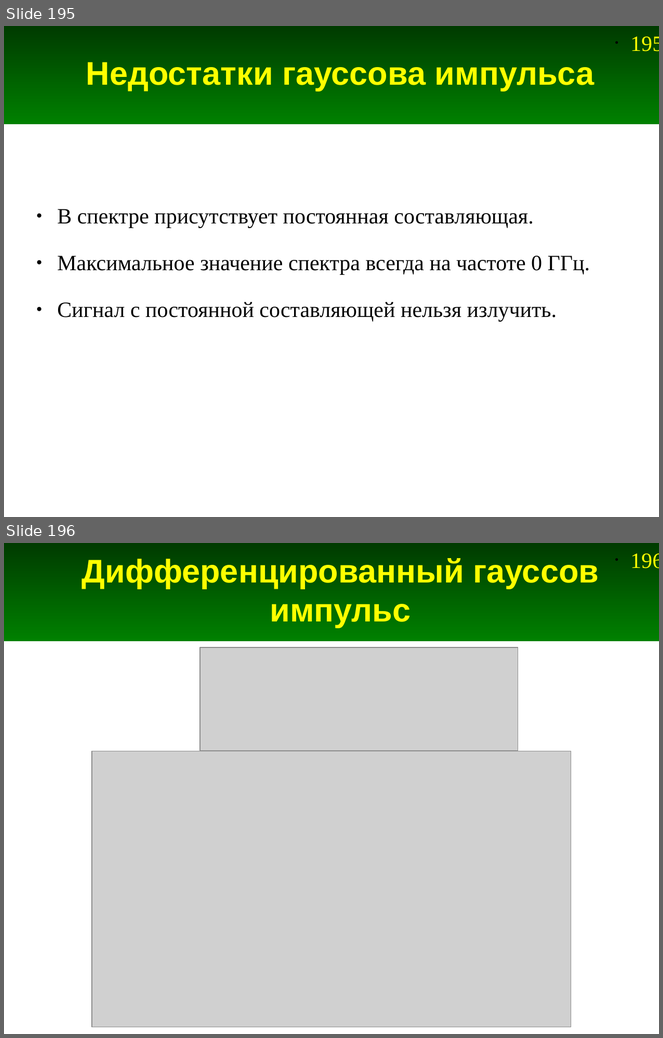
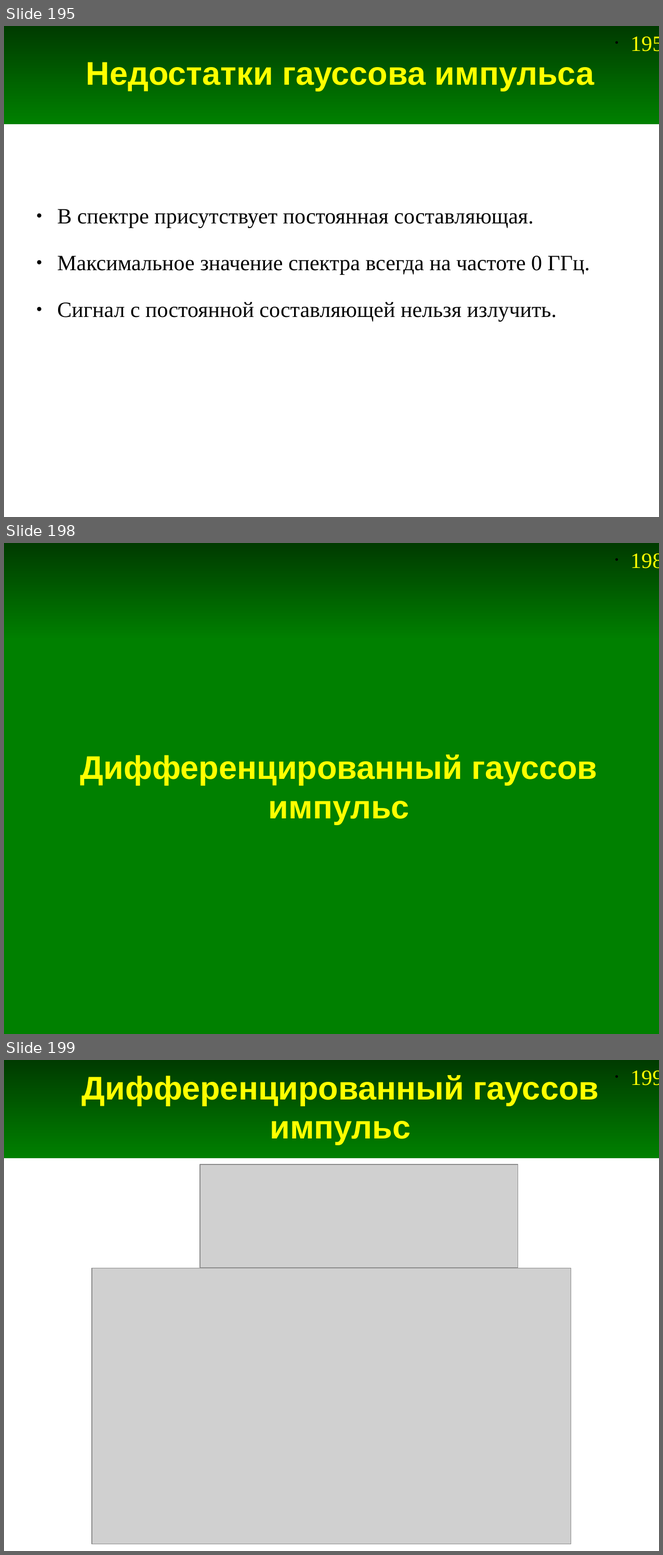
Before and after one commit to andris0147sv/modelling, a slide deck: presentations/2. FDTD.odp. Shown one above the other, each under a label of ours: slides 195 and 196 before the commit, slides 195, 198 and 199 after it; the slides between them are not shown. The pictures are 663x1038 and 663x1555 pixels, drawn with LibreOffice and Linux fonts; fonts in the diff are those of the drawing; grey boxes stand for pictures. Boxes give left, top, right and bottom in pixels: in the first picture for what was removed or moved away, otherwise in the second. Text is boxed around its words. In the diff, an @@ line names an element or a change of style, - is before the commit and + after.

```diff
--- a/presentations/2. FDTD.odp
+++ b/presentations/2. FDTD.odp
@@ slide 198 added at (x1=4, y1=543, x2=659, y2=1034), background #FFFFFF; not listed: 2 template elements that a slide beside it also shows @@
@@ rectangle added at (x1=4, y1=639, x2=659, y2=1034), fill #008000, outline #008000 0 pt @@
@@ title added at (x1=80, y1=755, x2=598, y2=824), 36 pt, text #FFFF00, bold @@
+Дифференцированный гауссов импульс
@@ what was slide 196 is now slide 199 @@
@@ page number at (x1=631, y1=1070, x2=659, y2=1085): text changed @@
-• 196
+• 199
```
Also in this commit, not shown: 24 slides changed, 9 other slides added, 6 slides removed, 6 other files.
